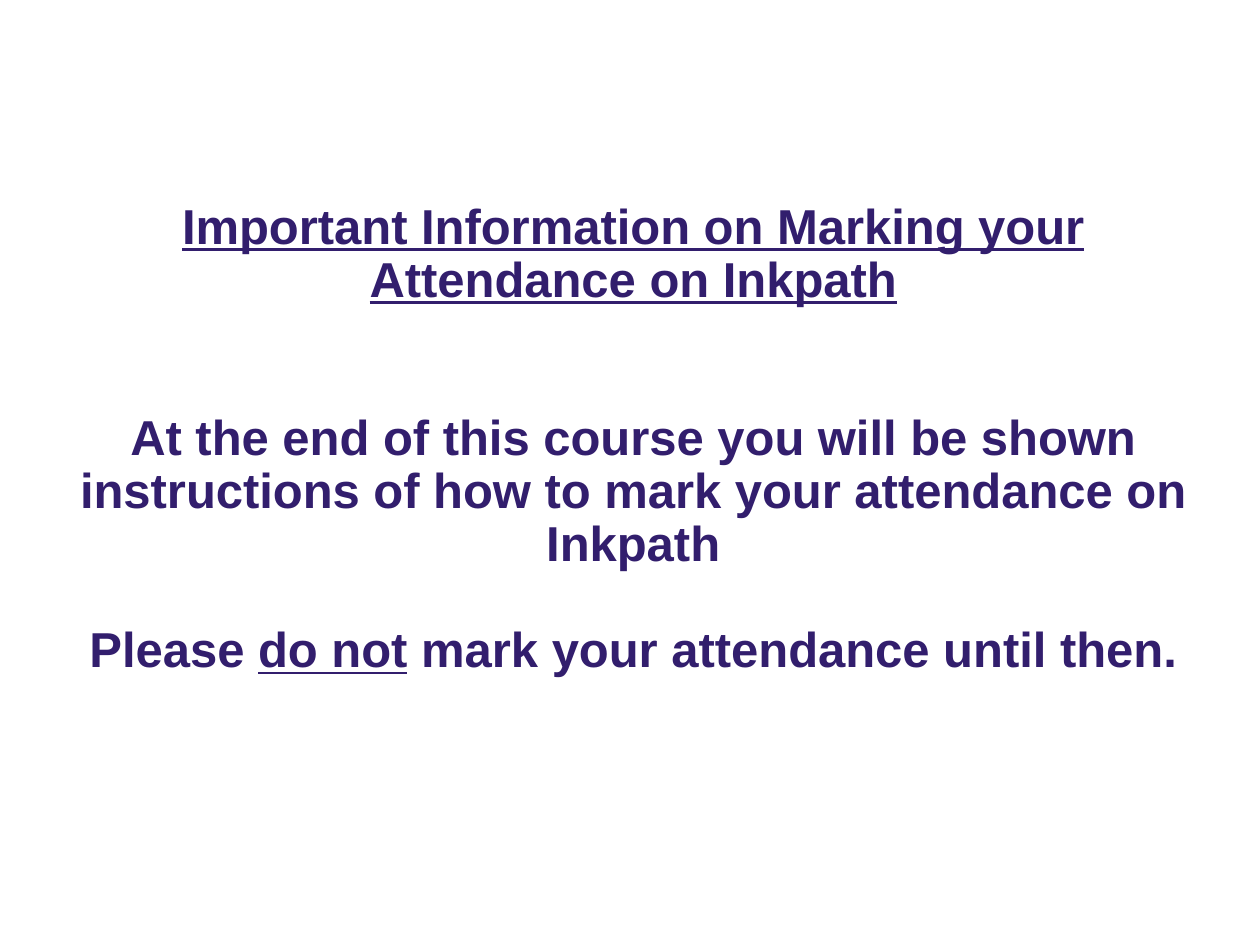
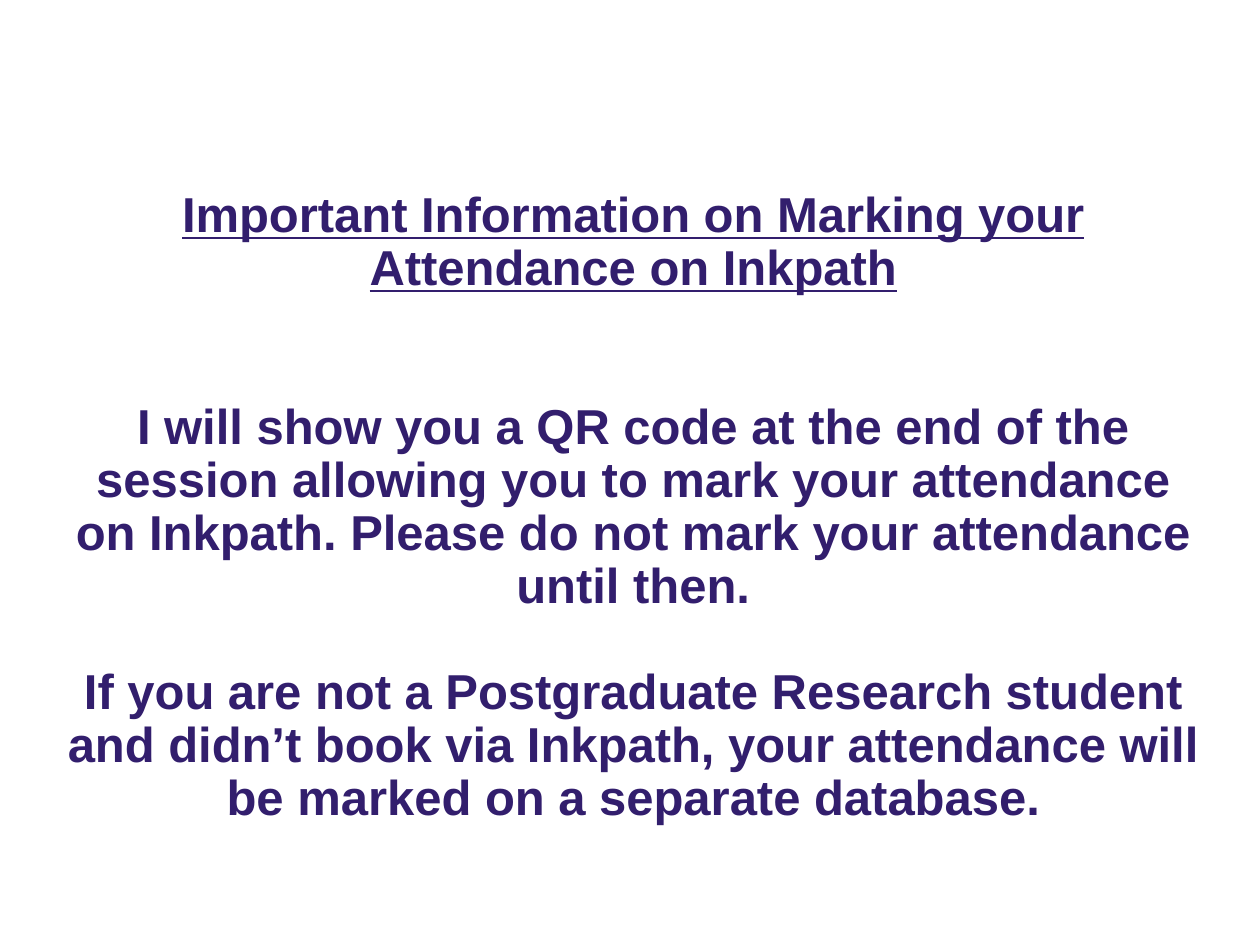
Before and after one commit to ImperialCollegeLondon/RCDS-writing-theses-in-latex, a slide deck: slide 2 of Writing Theses in Latex Slides.pptx. Drawn at 1260x945 pixels with LibreOffice and Linux fonts; fonts in the diff are those of the drawing; background and template pictures are left out. Boxes give left, top, right and bottom in pixels: in the first picture for what was removed or moved away, otherwise in the second. Text is boxed around its words. In the diff, an @@ line names an element or a change of style, - is before the commit and + after.

Commit message:
Updated Inkpath Instructions

```diff
--- a/Writing Theses in Latex Slides.pptx
+++ b/Writing Theses in Latex Slides.pptx
@@ title at (x1=68, y1=196, x2=1199, y2=825): text changed @@
-Important Information on Marking your Attendance on Inkpath
-At the end of this course you will be shown instructions of how to mark your attendance on Inkpath
-Please do not mark your attendance until then.
+Important Information on Marking your Attendance on Inkpath
+I will show you a QR code at the end of the session allowing you to mark your attendance on Inkpath. Please do not mark your attendance until then.
+If you are not a Postgraduate Research student and didn’t book via Inkpath, your attendance will be marked on a separate database.
```
